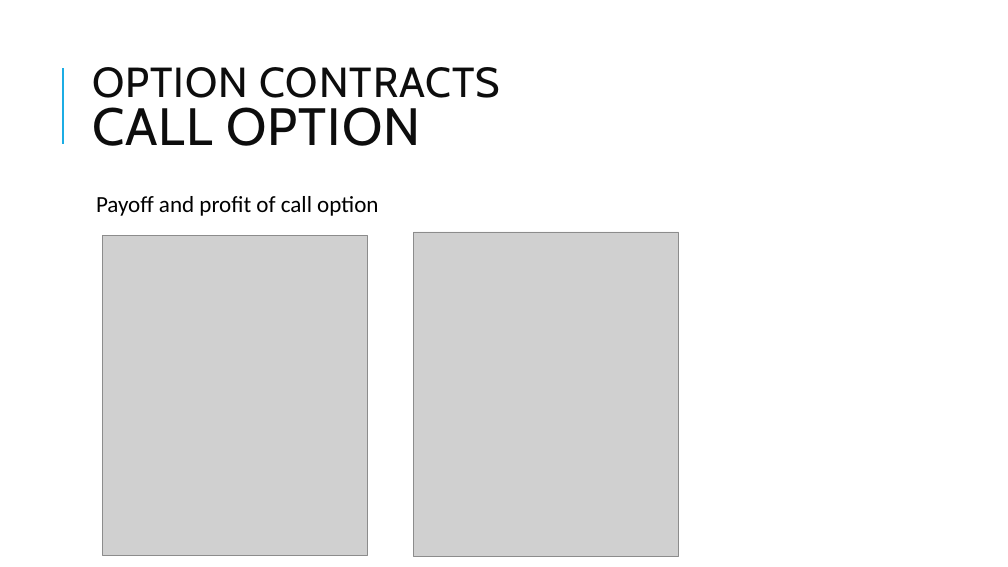
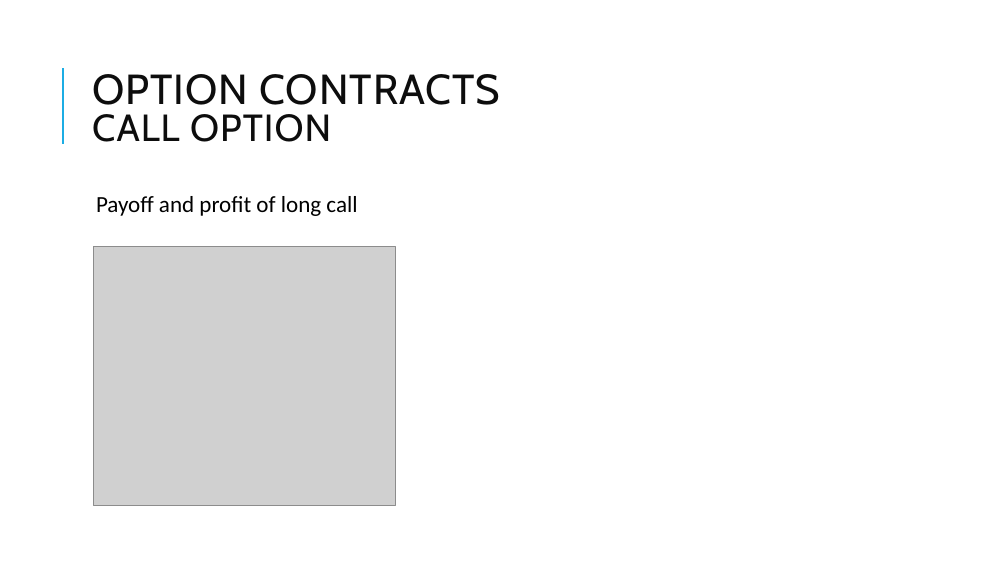
Before and after one commit to Isco0530/data, a slide deck: slide 29 of Derivatives.pptx (slide 28 before the commit). Drawn at 1008x567 pixels with LibreOffice and Linux fonts; fonts in the diff are those of the drawing; grey boxes stand for pictures. Boxes give left, top, right and bottom in pixels: in the first picture for what was removed or moved away, otherwise in the second. Text is boxed around its words. In the diff, an @@ line names an element or a change of style, - is before the commit and + after.

```diff
--- a/Derivatives.pptx
+++ b/Derivatives.pptx
@@ title "OPTION CONTRACTS CALL OPTION" at (92, 74, 501, 142): size 50 to 36 pt in "CALL OPTION" @@
@@ text at (96, 196, 357, 216): text changed @@
-  Payoff and profit of call option
+  Payoff and profit of long call
@@ picture removed at (414, 232, 678, 557) @@
@@ picture: place and size @@
-picture at (102, 236, 367, 556)
+picture at (94, 247, 395, 506)
```
Also in this commit, not shown: 11 other slides changed, 2 slides added.
